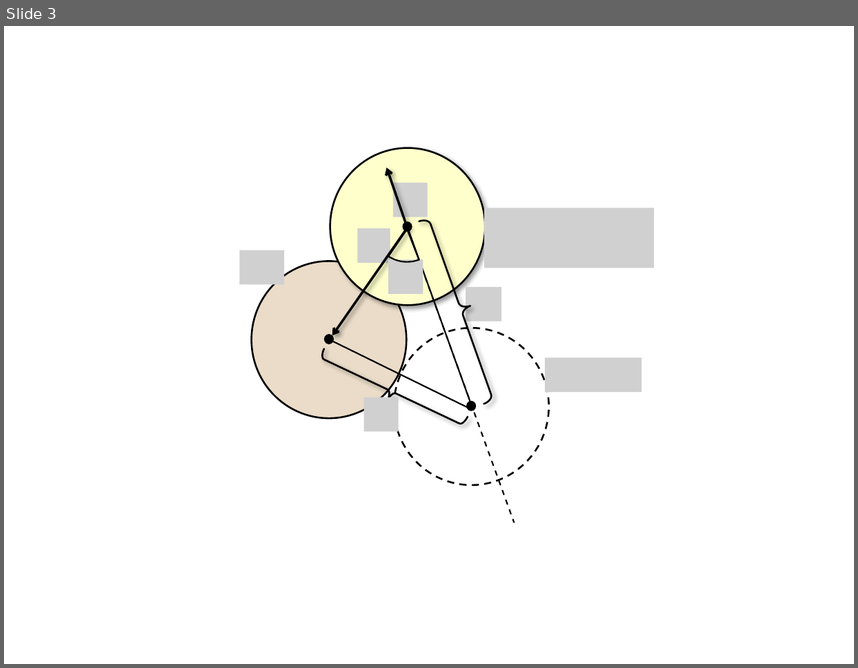
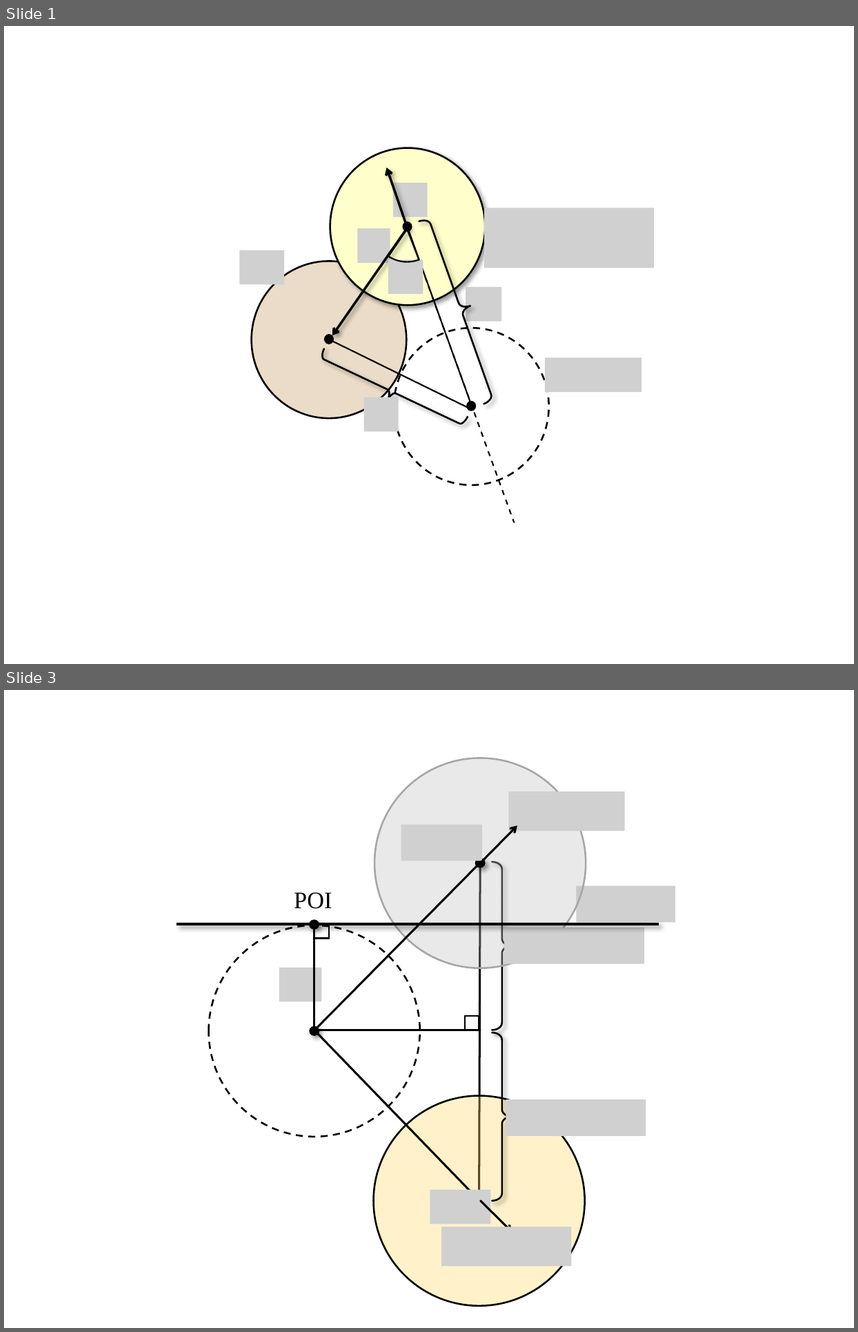
Before and after one commit to Ian-Parberry/sage-docs, a slide deck: Doxygen/physics/1. Pool End Game/newfigs.pptx. Shown one above the other, each under a label of ours: slide 3 before the commit, slides 1 and 3 after it; the slides between them are not shown. The pictures are 858x668 and 858x1332 pixels, drawn with LibreOffice and Linux fonts; fonts in the diff are those of the drawing; grey boxes stand for pictures. Boxes give left, top, right and bottom in pixels: in the first picture for what was removed or moved away, otherwise in the second. Text is boxed around its words. In the diff, an @@ line names an element or a change of style, - is before the commit and + after.

```diff
--- a/Doxygen/physics/1. Pool End Game/newfigs.pptx
+++ b/Doxygen/physics/1. Pool End Game/newfigs.pptx
@@ slide 3 added at [4,690,854,1328], background #FFFFFF @@
@@ ellipse added at [375,758,586,968], fill #BFBFBF at 34% opacity, outline #A6A6A6 1.5 pt @@
@@ picture added at [509,791,624,830] @@
@@ picture added at [401,825,481,861] @@
@@ arrow added from (481, 862) to (517, 825), #000000 1.75 pt @@
@@ line added from (480, 862) to (314, 1031), #000000 1.75 pt @@
@@ ellipse added at [475,858,485,869], fill #000000 @@
@@ line added from (480, 867) to (479, 1196), #000000 1.75 pt @@
@@ right brace added at [492,862,513,1030], outline #000000 1.5 pt @@
@@ text added at [294,892,332,909], 20 pt, text #000000 @@
+POI
@@ picture added at [576,885,675,922] @@
@@ line added from (657, 924) to (179, 924), #000000 2.5 pt @@
@@ ellipse added at [209,925,419,1136], outline #000000 1.5 pt dashed @@
@@ ellipse added at [309,920,319,929], fill #000000 @@
@@ rectangle added at [314,924,329,938], outline #000000 1.25 pt @@
@@ line added from (314, 925) to (314, 1030), #000000 1.75 pt @@
@@ picture added at [505,927,645,964] @@
@@ picture added at [279,967,322,1001] @@
@@ rectangle added at [465,1016,479,1030], outline #000000 1.25 pt @@
@@ ellipse added at [309,1026,319,1036], fill #000000 @@
@@ line added from (480, 1201) to (314, 1030), #000000 1.75 pt @@
@@ line added from (480, 1030) to (317, 1030), #000000 1.75 pt @@
@@ right brace added at [492,1032,513,1201], outline #000000 1.5 pt @@
@@ ellipse added at [374,1096,584,1305], fill #FFD966 at 34% opacity, outline #000000 1.5 pt @@
@@ picture added at [506,1100,646,1136] @@
@@ picture added at [430,1189,490,1223] @@
@@ ellipse added at [474,1196,484,1206], fill #000000 @@
@@ arrow added from (481, 1200) to (513, 1232), #000000 1.75 pt @@
@@ picture added at [441,1226,572,1265] @@
@@ what was slide 3 is now slide 1 @@
```
Also in this commit, not shown: 1 slide changed, 2 slides removed, 16 other files.
